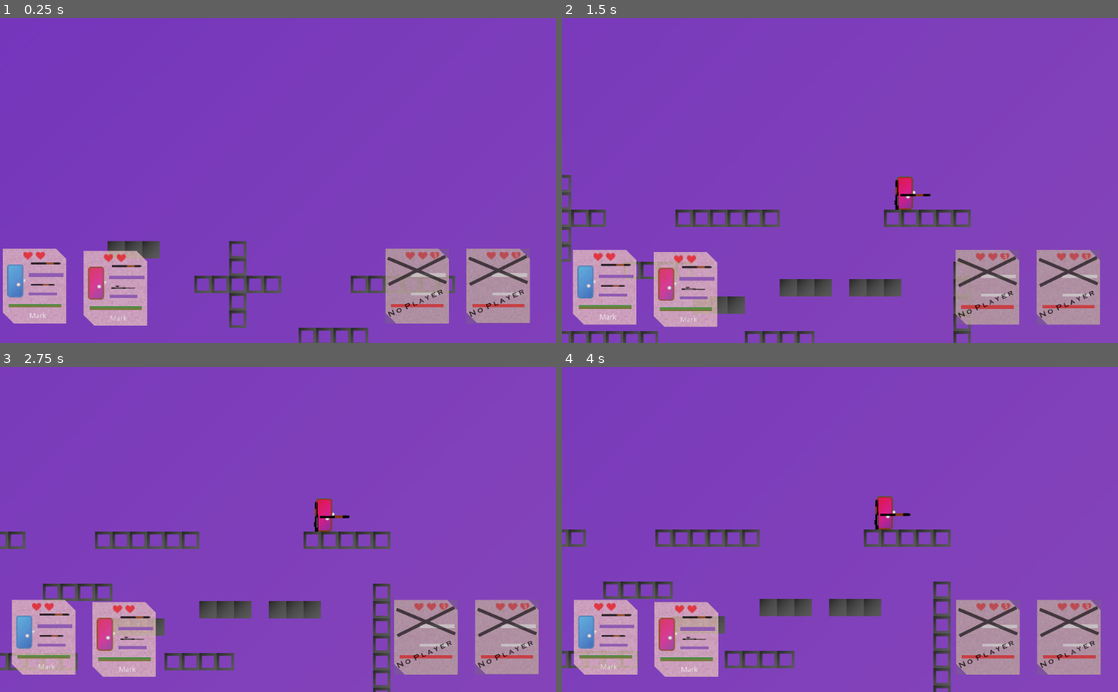
Above: before the commit, frames 1-4 (two rows, left to right).
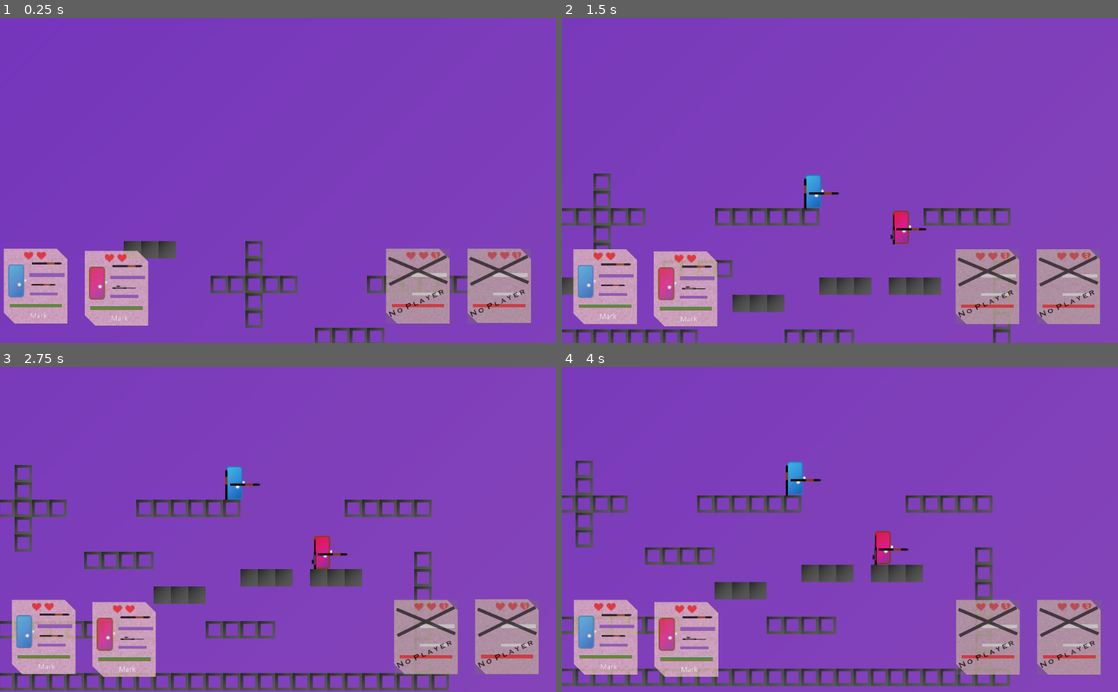
Above: after the commit, the same moments.

Repository: XanMarta/godot-game-battlefield
Game: Godot game, scene res://src/Game/PlayGround.tscn
Same seed, same stepped clock (60 frames per second), same inputs: the game is played once before the commit and once after it.
Inputs:
- Up to frame 1 (0.25 s): no input
- Up to frame 2 (1.5 s): no input
- Up to frame 3 (2.75 s): no input
- Up to frame 4 (4 s): no input

The runs differ from the first frame. In frame 1, 2.9% of the frame differs, in the area x 0-96%, y 68-100%; in frame 2, 9.0%; in frame 3, 12%; in frame 4, 12%, in the area x 0-81%, y 28-100%.

Commit message:
Improve Gunlist system. Add Gun code

Diff:
--- a/src/Actor/Player.gd
+++ b/src/Actor/Player.gd
@@ -16,13 +16,13 @@
 export var init_gun_2 = "SR01"
 
 
+var is_alive = false
+var current_bubble = null
+
+
 onready var player = $Player
 onready var gun_hand = $Player/GunPosition/Gun_hand
 onready var gun_second = $Player/GunPosition/Gun_second
-
-
-var is_alive = false
-var current_bubble = null
 
 
 func _ready():
@@ -47,7 +47,7 @@
 		equip_gun(Gunlist.gunlist[init_gun_1])
 	if init_gun_2 != "":
 		equip_gun(Gunlist.gunlist[init_gun_2])
-
+	set_spawn_position()
 
 
 func fire():
@@ -121,8 +121,6 @@
 
 
 func spawn():
-	$SpawnPath/PathFollow2D.unit_offset = randf()
-	$Player.global_position = $SpawnPath/PathFollow2D.global_position
 	$Player.velocity = Vector2.ZERO
 	$Player.jump = GameData.jump_power
 	$Player.turn(true)
@@ -173,6 +171,7 @@
 	call_deferred("drop_all")
 	$Player/BulletDetect.set_deferred("monitoring", false)
 	yield($AnimationPlayer, "animation_finished")
+	set_spawn_position()
 	if life > 0:
 		spawn()
 	else:
@@ -187,6 +186,11 @@
 func set_life(value):
 	life = value
 	emit_signal("update_gui")
+
+
+func set_spawn_position():
+	$SpawnPath/PathFollow2D.unit_offset = randf()
+	$Player.global_position = $SpawnPath/PathFollow2D.global_position
 
 
 
--- a/src/Autoload/Gunlist.gd
+++ b/src/Autoload/Gunlist.gd
@@ -1,5 +1,7 @@
 extends Node2D
 
+
+var gun_directory = "res://Assets/Gunlist/"
 
 var gunlist = {}
 
@@ -8,11 +10,15 @@
 	load_gunlist()
 
 
+func load_gun_image(code) -> Resource:
+	return load(gun_directory + code + ".png")
+
+
 func load_gunlist():
 
 	gunlist["AR01"] = {
+		"code": "AR01",
 		"name": "assault riffe",
-		"image": load("res://Assets/gun1.png"),
 		"recoil": 200,
 		"damage": 1000,
 		"fire_wait": 0.15,
@@ -20,8 +26,8 @@
 	}
 
 	gunlist["SR01"] = {
+		"code": "SR01",
 		"name": "sniper riffe",
-		"image": load("res://Assets/gun2.png"),
 		"recoil": 5000,
 		"damage": 20000,
 		"fire_wait": 1.5,
@@ -29,8 +35,8 @@
 	}
 
 	gunlist["SM01"] = {
+		"code": "SM01",
 		"name": "Smg",
-		"image": load("res://Assets/gun1.png"),
 		"recoil": 100,
 		"damage": 500,
 		"fire_wait": 0.05,
--- a/src/Item/Gun.gd
+++ b/src/Item/Gun.gd
@@ -15,7 +15,7 @@
 
 
 func set_gun(gun):
-	$sprite.texture = gun["image"]
+	$sprite.texture = Gunlist.load_gun_image(gun["code"])
 	gun_name = gun["name"]
 	recoil = gun["recoil"]
 	damage = gun["damage"]
--- a/src/Item/Gun.tscn
+++ b/src/Item/Gun.tscn
@@ -1,6 +1,5 @@
-[gd_scene load_steps=5 format=2]
+[gd_scene load_steps=4 format=2]
 
-[ext_resource path="res://Assets/gun1.png" type="Texture" id=1]
 [ext_resource path="res://src/Item/Gun.gd" type="Script" id=2]
 [ext_resource path="res://src/Item/Bullet.tscn" type="PackedScene" id=3]
 
@@ -25,7 +24,6 @@
 bullet_type = ExtResource( 3 )
 
 [node name="sprite" type="Sprite" parent="."]
-texture = ExtResource( 1 )
 
 [node name="Fire_position" type="Position2D" parent="."]
 position = Vector2( 25.3464, 0 )
Renamed: Assets/gun1.png -> Assets/Gunlist/AR01.png
Not shown, changed: Assets/Gunlist/AR01.png.import
Binary file added: Assets/Gunlist/SM01.png
Not shown, changed: Assets/Gunlist/SM01.png.import
Renamed: Assets/gun2.png -> Assets/Gunlist/SR01.png
Not shown, added: Assets/Gunlist/SR01.png.import
